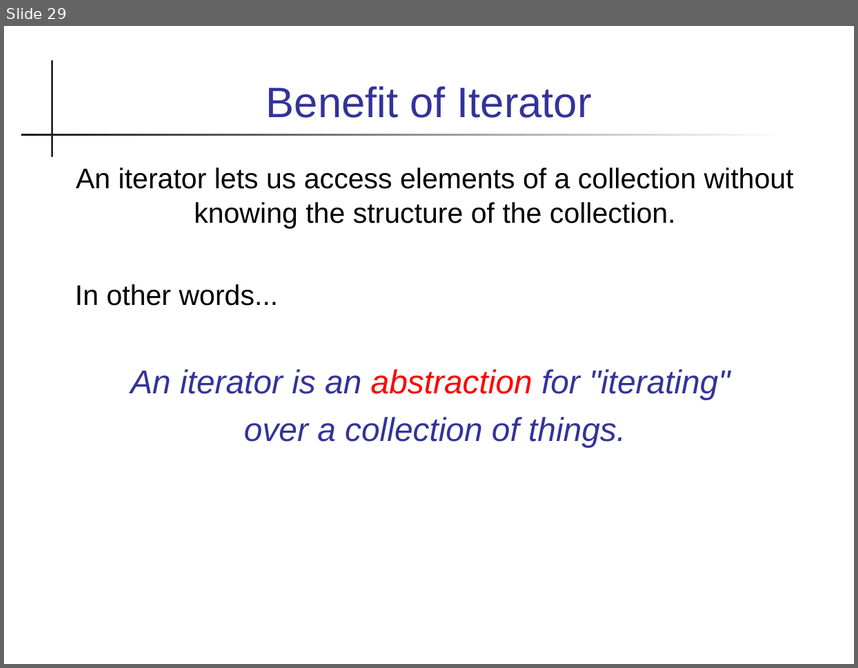
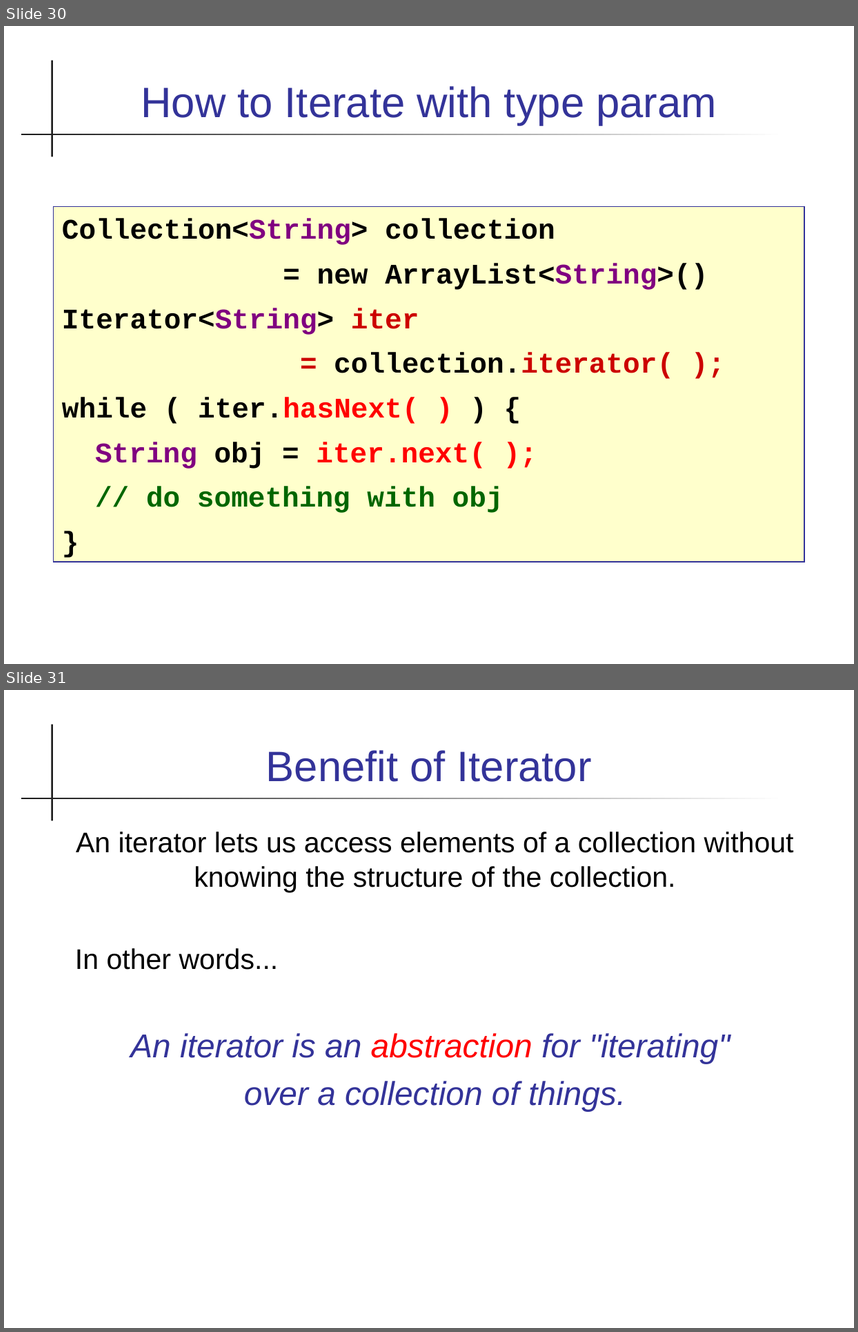
Before and after one commit to skeoop/skeoop.github.io, a slide deck: week4/Collections.ppt. Shown one above the other, each under a label of ours: slide 29 before the commit, slides 30 and 31 after it. The pictures are 858x668 and 858x1332 pixels, drawn with LibreOffice and Linux fonts; fonts in the diff are those of the drawing. Boxes give left, top, right and bottom in pixels: in the first picture for what was removed or moved away, otherwise in the second. Text is boxed around its words. In the diff, an @@ line names an element or a change of style, - is before the commit and + after.

```diff
--- a/week4/Collections.ppt
+++ b/week4/Collections.ppt
@@ slide 30 added at (4, 26, 854, 664), background #FFFFFF; not listed: 2 template elements that a slide beside it also shows @@
@@ title added at (141, 86, 717, 125), 36 pt, text #333399 @@
+How to Iterate with type param
@@ rectangle added at (53, 206, 804, 561), fill #FFFFCC, outline #333399 0.74 pt, 24 pt, text #000000, bold @@
+Collection<String> collection
+= new ArrayList<String>()
+Iterator<String> iter
+= collection.iterator( );
+while ( iter.hasNext( ) ) {
+String obj = iter.next( );
+// do something with obj
+}
@@ what was slide 29 is now slide 31 @@
```
Also in this commit, not shown: 4 slides changed, 1 other slide added, 1 other file.
